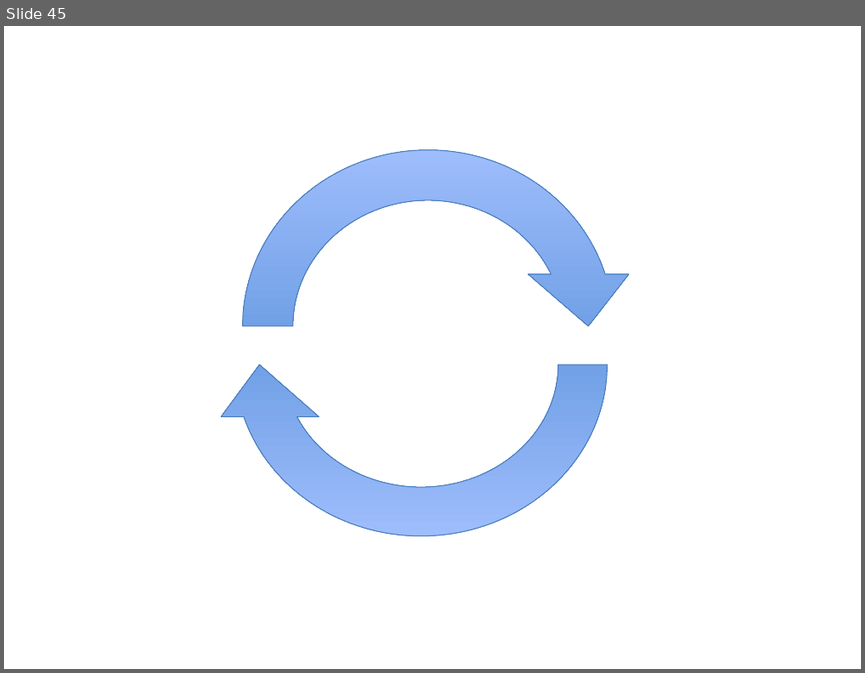
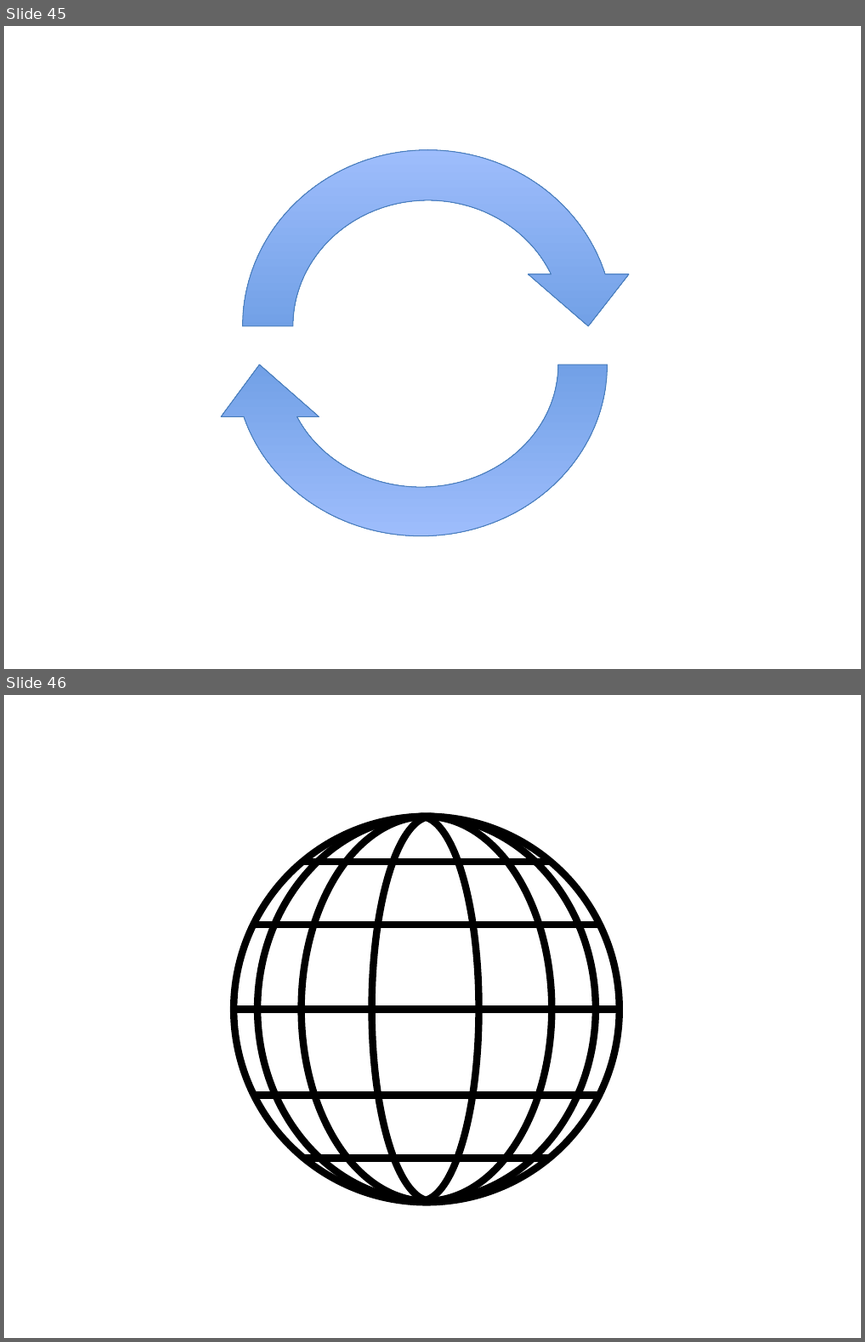
Before and after one commit to nasa/DERT, a slide deck: dert/doc/Icons.pptx. Shown one above the other, each under a label of ours: slide 45 before the commit, slides 45 and 46 after it. The pictures are 865x673 and 865x1342 pixels, drawn with LibreOffice and Linux fonts; fonts in the diff are those of the drawing. Boxes give left, top, right and bottom in pixels: in the first picture for what was removed or moved away, otherwise in the second. Text is boxed around its words. In the diff, an @@ line names an element or a change of style, - is before the commit and + after.

```diff
--- a/dert/doc/Icons.pptx
+++ b/dert/doc/Icons.pptx
@@ slide 46 added at [4, 695, 861, 1338], background #FFFFFF @@
@@ ellipse added at [234, 817, 619, 1202], outline #000000 6 pt @@
@@ arc (boxed as its full ellipse) added at [257, 817, 596, 1202], outline #000000 6 pt @@
@@ arc (boxed as its full ellipse) added at [257, 817, 596, 1202], outline #000000 6 pt @@
@@ arc (boxed as its full ellipse) added at [302, 817, 551, 1202], outline #000000 6 pt @@
@@ arc (boxed as its full ellipse) added at [302, 817, 551, 1202], outline #000000 6 pt @@
@@ arc (boxed as its full ellipse) added at [362, 817, 478, 1202], outline #000000 6 pt @@
@@ arc (boxed as its full ellipse) added at [371, 817, 491, 1202], outline #000000 6 pt @@
@@ line added from (302, 862) to (551, 862), #000000 6 pt @@
@@ line added from (252, 925) to (602, 925), #000000 6 pt @@
@@ line added from (234, 1009) to (619, 1009), #000000 6 pt @@
@@ line added from (254, 1095) to (599, 1095), #000000 6 pt @@
@@ line added from (303, 1157) to (550, 1157), #000000 6 pt @@
```
Also in this commit, not shown: 1 other slide added, 27 other files.
